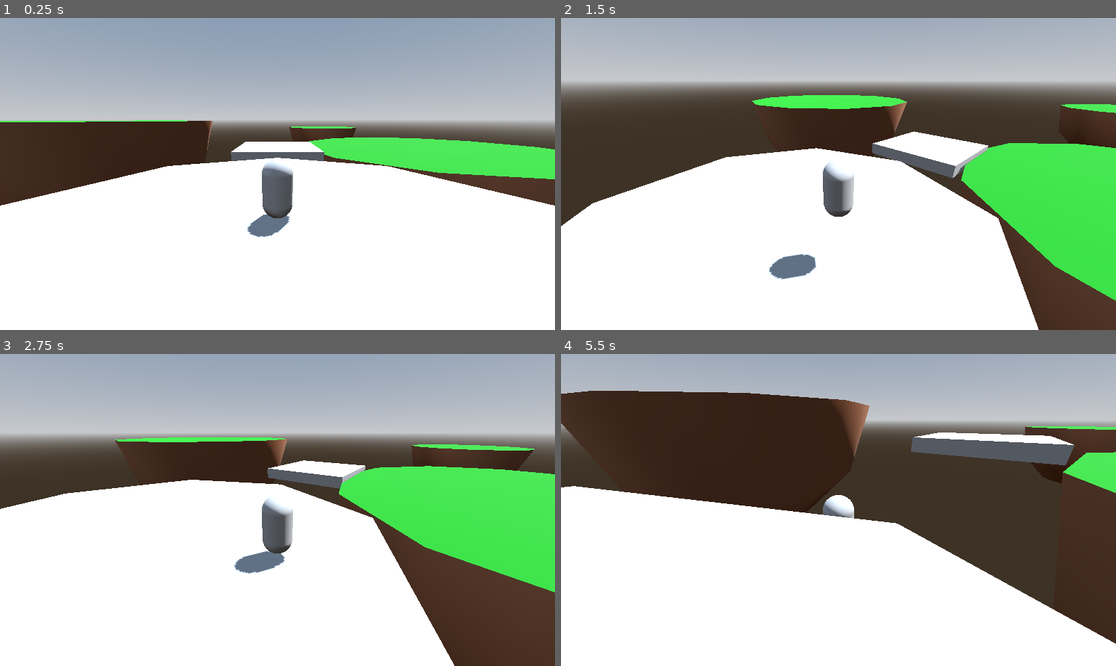
Above: before the commit, frames 1-4 (two rows, left to right).
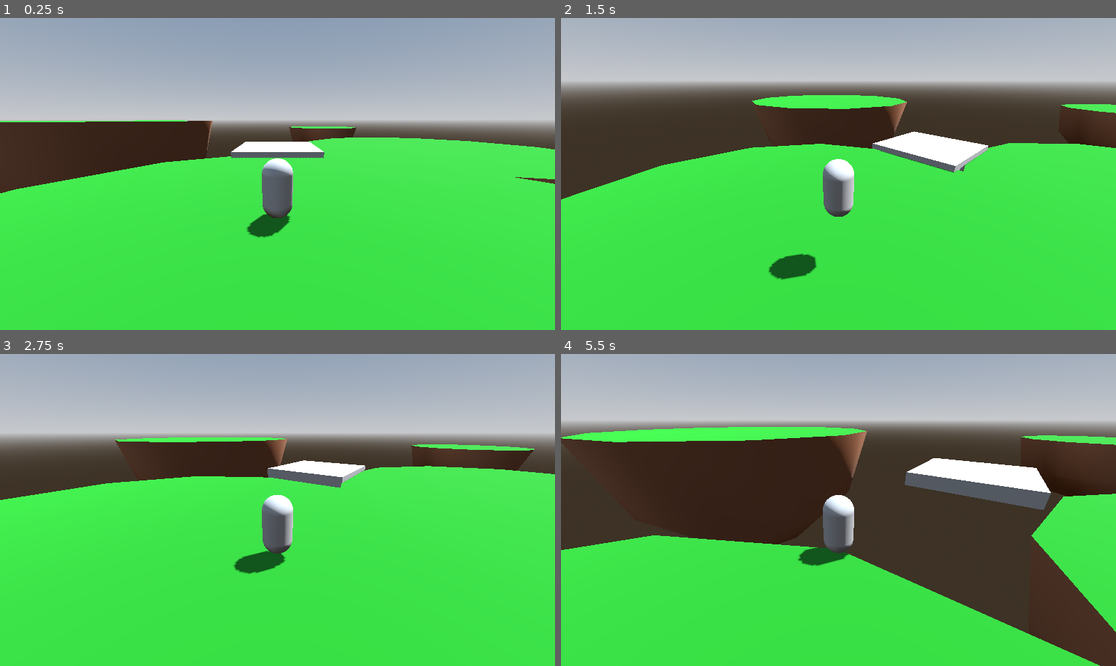
Above: after the commit, the same moments.

Repository: Gertkeno/GGJ2025
Game: Godot game, scene res://bubble_world_map.tscn
Two runs of this game, one before a commit and one after it. Both use one fixed random seed, a clock stepped at 60 frames per second and the inputs below.
Inputs (mouse positions are in pixels of both pictures, inside the frame that each line leads up to):
- Up to frame 1 (0.25 s): no input
- Up to frame 2 (1.5 s): tap Enter at 0.5 s; move the mouse to (960, 158) at 0.52 s; press the mouse at (960, 158) at 0.53 s; hold Right (right) 0.53-1.28 s; tap Space (jump) at 0.77 s; move the mouse to (810, 174) at 1.27 s; release the mouse at (810, 174) at 1.28 s; hold Up (forward) from 1.28 s (still down); tap Shift (crouch) at 1.35 s
- Up to frame 3 (2.75 s): keep holding Up (forward); tap Space (jump) at 1.52 s; move the mouse to (288, 503) at 2.02 s; press the mouse at (288, 503) at 2.03 s
- Up to frame 4 (5.5 s): keep holding Up (forward); move the mouse to (832, 516) at 2.77 s; release the mouse at (832, 516) at 2.78 s; tap Shift (crouch) at 2.85, 4.35 s; tap Space (jump) at 3.02, 3.77, 4.52 s; move the mouse to (877, 513) at 3.52 s; press the mouse at (877, 513) at 3.53 s; move the mouse to (794, 506) at 4.27 s; release the mouse at (794, 506) at 4.28 s; move the mouse to (844, 510) at 5.02 s; press the mouse at (844, 510) at 5.03 s

The runs differ from the first frame. In frame 1, 51% of the frame differs, in the area x 0-100%, y 43-100%; in frame 2, 46%; in frame 3, 49%; in frame 4, 61%, in the area x 0-100%, y 11-100%.

Commit message:
cactus pushback

Diff:
--- /dev/null
+++ b/Environment/cactus.gd
@@ -0,0 +1,12 @@
+extends Area3D
+
+@export_range(1.0, 20.0, 0.1) var force: float = 7.0
+
+func _on_body_entered(body: Node3D) -> void:
+	if body is Player:
+		var diff: Vector3 = body.global_position - global_position
+		var direction := Vector2(diff.x, diff.z).normalized() #flat
+		body.knockback(Vector3(direction.x, 0, direction.y) * force)
+
+	elif body is CharacterBody3D: #BubbleBeast
+		pass # delete the bubble beast
--- a/Environment/cactus.tscn
+++ b/Environment/cactus.tscn
@@ -1,4 +1,6 @@
-[gd_scene load_steps=3 format=3 uid="uid://dt1jvf850kdle"]
+[gd_scene load_steps=4 format=3 uid="uid://dt1jvf850kdle"]
+
+[ext_resource type="Script" path="res://Environment/cactus.gd" id="1_d0v4c"]
 
 [sub_resource type="StandardMaterial3D" id="StandardMaterial3D_pib0m"]
 albedo_color = Color(0, 0.284269, 0.123593, 1)
@@ -10,7 +12,8 @@
 
 [node name="Cactus" type="Area3D"]
 collision_layer = 128
-collision_mask = 32
+collision_mask = 40
+script = ExtResource("1_d0v4c")
 
 [node name="Visual Placeholder" type="CSGCombiner3D" parent="."]
 material_override = SubResource("StandardMaterial3D_pib0m")
@@ -80,3 +83,5 @@
 [node name="CollisionShape3D" type="CollisionShape3D" parent="."]
 transform = Transform3D(1, 0, 0, 0, 1, 0, 0, 0, 1, 0, 0.668856, 0)
 shape = SubResource("CapsuleShape3D_sts4y")
+
+[connection signal="body_entered" from="." to="." method="_on_body_entered"]
--- a/System/player.gd
+++ b/System/player.gd
@@ -90,3 +90,11 @@
 
 func _on_game_settings_continue_pressed() -> void:
 	$Settings.hide()
+
+
+func knockback(force: Vector3) -> void:
+	if hurt_timer.is_stopped():
+		velocity = force + up_direction * JUMP_VELOCITY
+	else:
+		velocity += force
+	hurt_timer.start()
--- a/bubble_world_map.tscn
+++ b/bubble_world_map.tscn
@@ -1,7 +1,8 @@
-[gd_scene load_steps=14 format=3 uid="uid://dydmub3swggmv"]
+[gd_scene load_steps=15 format=3 uid="uid://dydmub3swggmv"]
 
 [ext_resource type="PackedScene" uid="uid://ugfu6pob7c41" path="res://System/player.tscn" id="1_swvyc"]
 [ext_resource type="Script" path="res://System/kill_zone.gd" id="2_5yv2i"]
+[ext_resource type="PackedScene" uid="uid://dt1jvf850kdle" path="res://Environment/cactus.tscn" id="3_7ys0e"]
 
 [sub_resource type="ProceduralSkyMaterial" id="ProceduralSkyMaterial_8syn1"]
 sky_horizon_color = Color(0.64625, 0.65575, 0.67075, 1)
@@ -76,12 +77,6 @@
 [node name="WorldEnvironment" type="WorldEnvironment" parent="."]
 environment = SubResource("Environment_h62p6")
 
-[node name="CSGCylinder3D" type="CSGCylinder3D" parent="."]
-transform = Transform3D(1, 0, 0, 0, 1, 0, 0, 0, 1, 0, -0.5, 0)
-use_collision = true
-radius = 11.0
-height = 1.0
-
 [node name="Player" parent="." instance=ExtResource("1_swvyc")]
 transform = Transform3D(1, 0, 0, 0, 1, 0, 0, 0, 1, 0, 1, 0)
 
@@ -114,6 +109,20 @@
 metadata/_edit_group_ = true
 
 [node name="CSGCylinder3D" type="CSGCylinder3D" parent="BasicIsland"]
+transform = Transform3D(1, 0, 0, 0, 1, 0, 0, 0, 1, 0, 7, 0)
+operation = 2
+radius = 16.0
+height = 14.0
+material = SubResource("StandardMaterial3D_3fkp6")
+
+[node name="BasicIsland4" type="CSGSphere3D" parent="."]
+transform = Transform3D(0.965926, 0, -0.258819, 0, 1, 0, 0.258819, 0, 0.965926, 1.1566, 0, 0.810531)
+use_collision = true
+radius = 14.0
+material = SubResource("StandardMaterial3D_h82wv")
+metadata/_edit_group_ = true
+
+[node name="CSGCylinder3D" type="CSGCylinder3D" parent="BasicIsland4"]
 transform = Transform3D(1, 0, 0, 0, 1, 0, 0, 0, 1, 0, 7, 0)
 operation = 2
 radius = 16.0
@@ -156,3 +165,9 @@
 
 [node name="CollisionShape3D" type="CollisionShape3D" parent="KillFloor"]
 shape = SubResource("WorldBoundaryShape3D_pvp1t")
+
+[node name="Cactus" parent="." instance=ExtResource("3_7ys0e")]
+transform = Transform3D(1, 0, 0, 0, 1, 0, 0, 0, 1, 13, 0, 4)
+
+[node name="Cactus2" parent="." instance=ExtResource("3_7ys0e")]
+transform = Transform3D(1.8, 0, 0, 0, 1.8, 0, 0, 0, 1.8, 12.82, 0, 5.8)
